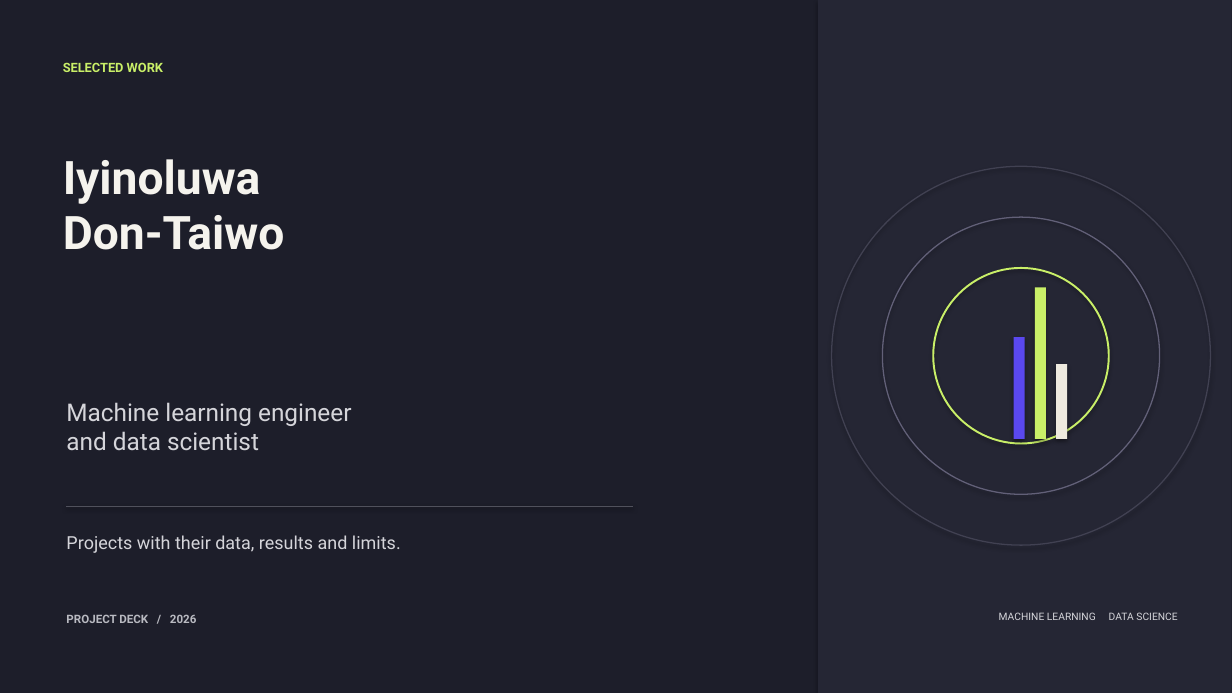
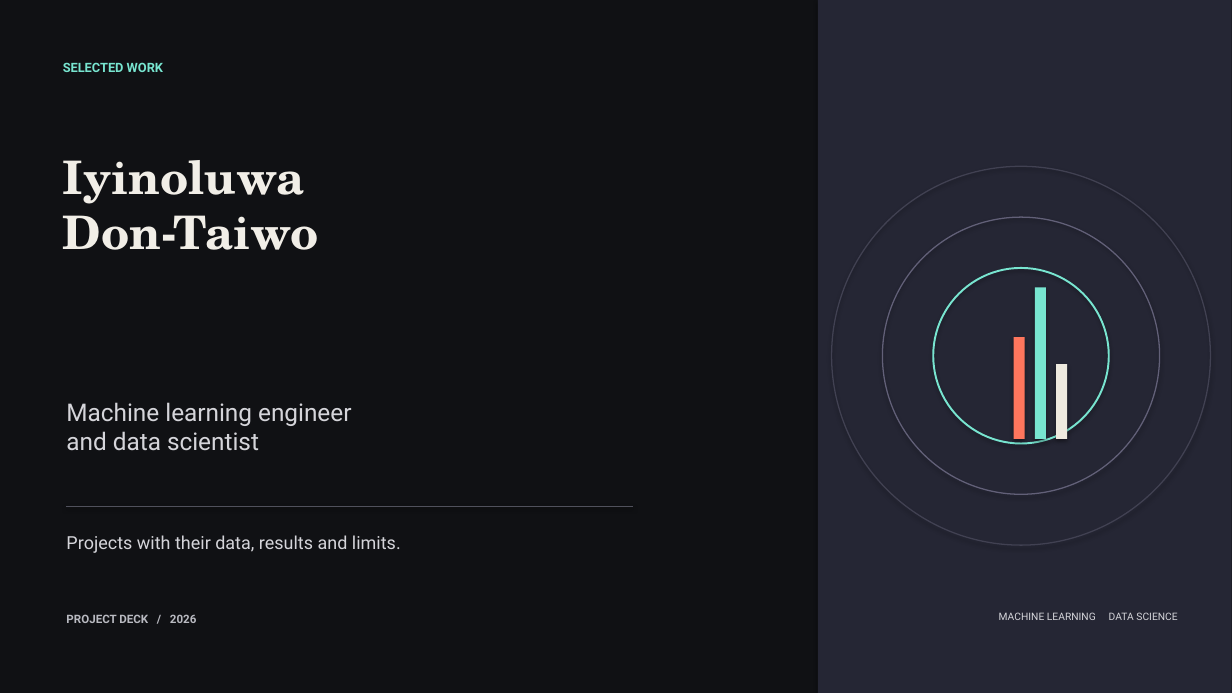
Before and after one commit to IyinoluwaDon/Portfolio, a slide deck: slide 1 of public/decks/iyinoluwa-don-taiwo-projects.pptx. Drawn at 1232x693 pixels with LibreOffice and Linux fonts; fonts in the diff are those of the drawing. Boxes give left, top, right and bottom in pixels: in the first picture for what was removed or moved away, otherwise in the second. Text is boxed around its words. In the diff, an @@ line names an element or a change of style, - is before the commit and + after.

```diff
--- a/public/decks/iyinoluwa-don-taiwo-projects.pptx
+++ b/public/decks/iyinoluwa-don-taiwo-projects.pptx
@@ background #1D1E2A to #101114 @@
@@ text "SELECTED WORK" at [63, 62, 163, 72]: text colour #C9EF68 to #78E5D0 @@
@@ text "Iyinoluwa" at [63, 160, 319, 250]: font Roboto to TeX Gyre Schola, text colour #F5F3ED to #F1EEE7 @@
@@ ellipse at [933, 268, 1109, 444]: outline #C9EF68 1.5 pt to #78E5D0 1.5 pt @@
@@ rectangle at [1035, 287, 1046, 439]: fill #C9EF68 to #78E5D0 @@
@@ rectangle at [1014, 337, 1025, 439]: fill #5A48EF to #FF765D @@
```
Also in this commit, not shown: 7 other slides changed, 2 slides added, 21 other files.
